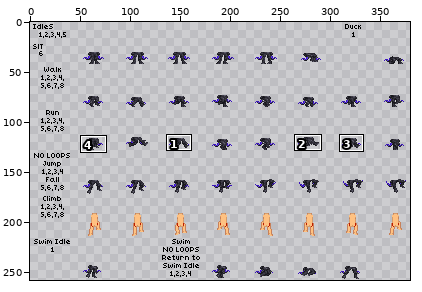
Pixel-art file -- items/armors/spectwing/wraith/pants.ase. Above, an overview of the earlier version with the close-up marked.
Close-up. Earlier state:
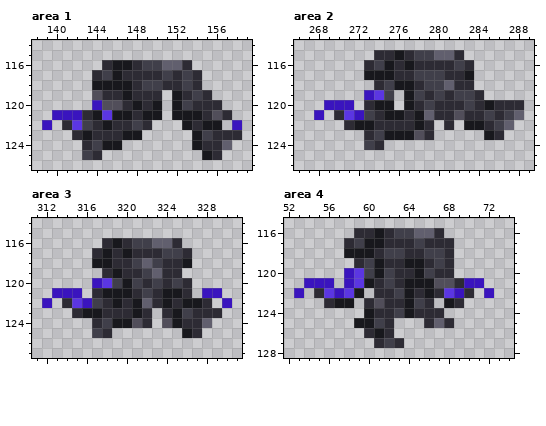
387x258 pixels, 1 frame. Colours within 5 levels of each other are drawn and written as one. Shown: area 1: x 138..159, y 114..126; area 2: x 266..289, y 114..126; area 3: x 311..331, y 114..127; area 4: x 52..74, y 115..128. The wide view leaves out empty margins. The commit also changed other parts of the picture, which this record leaves out.
The result:
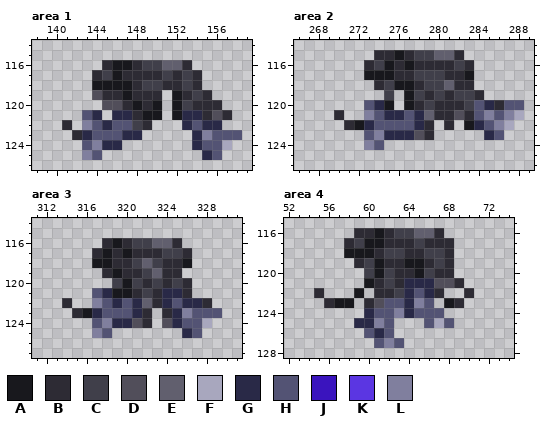
Palette (. is transparent): A #18181d  B #2d2b34  C #403f4a  D #514e5a  E #615f6e  F #a8a7be  G #292947  H #535374  J #3a14be  K #5b36e2  L #807f9e
Changes in this commit:
layer "Layer" now shown
layer "Extra" removed
layer "Layer 1 Copy" removed
--- area 1
@@ x 138..159 @@
 119 ......DBBABBB.ABCB....
-120 ......JDDBABA.ACBBB...
-121 ..JJJBAKAABAA.AAABDB..
-122 .J.BKCBABBCB...ABAA.J.
-123 ....BABBBAA.....ACBBB.
-124 .....BCAA.......ABBE..
-125 .....CB..........AB...
+120 .......DDBABA.ACBBB...
+121 .....HG.GGBAA.AGGBDB..
+122 ...B.LHGHHCB...GHGG...
+123 ....BGHHHGG.....GLHHH.
+124 .....HLGG.......GHHF..
+125 .....LH..........GH...
 126 ......................
--- area 2
@@ x 266..289 @@
 118 ........BCAABCCEBB......
-119 .......JKC.ACBCBCCB.....
-120 ...JJJ.BAA.ABCBBBCBABBB.
-121 ..J.BKJCBAABAEBBDBBCBCE.
-122 .....BAABBBBAB.B.AABCE..
-123 .......BCAAADB.....AB...
-124 .......CB...............
+119 .........C.ACBCBCCB.....
+120 .......HGA.ABCBBBCHGBHH.
+121 ....B..LHGGHGEBBDBHLHLF.
+122 .....BAGHHHHGB.B.AGHLF..
+123 .......HLGGGDB.....GH...
+124 .......LH...............
 125 ........................
--- area 3
@@ x 311..331 @@
 119 .......BABBCEBB......
-120 ......JKCACBCBCB.....
-121 ..JJJ.BAAABCBAAB.JJ..
-122 .J.BKJCBABAEBABAAB.J.
-123 ....BAABBBAB.BACBBB..
-124 ......BCAADB.DABBE...
-125 ......CB.......AB....
+120 ........CACBCBCB.....
+121 ......HGAABCBGGB.....
+122 ...B..LHGHGEBGHGGB...
+123 ....BAGHHHGB.BGLHHH..
+124 ......HLGGDB.DGHHF...
+125 ......LH.......GH....
 126 .....................
--- area 4
@@ x 52..74 @@
 119 .......BCABBAABCB......
-120 ......JKCACBBACBB......
-121 ..JJJ.JKABCBAAADDBJJ...
-122 .J.BKJKA.BBCABABKJB.J..
-123 ....BAA.BDBBACB.AB.....
-124 ........ABBCABBB.......
-125 .......AACB...BEB......
-126 ........BAB............
-127 .........BCB...........
+120 ........CACBBACBB......
+121 ........ABCBGGGDDB.....
+122 ...B...A.BBCGHGB..B....
+123 ....BAA.BDHHGLH.AB.....
+124 ........GHHLGHHH.......
+125 .......GGLH...HFH......
+126 ........HGH............
+127 .........HLH...........
 128 .......................
Changed places in both close-ups, as pixel boxes (x1, y1, x2, y2):
changed: (42, 100, 142, 160)
changed: (182, 110, 242, 160)
changed: (314, 90, 424, 150)
changed: (474, 100, 524, 140)
changed: (42, 278, 232, 338)
changed: (294, 268, 494, 348)
